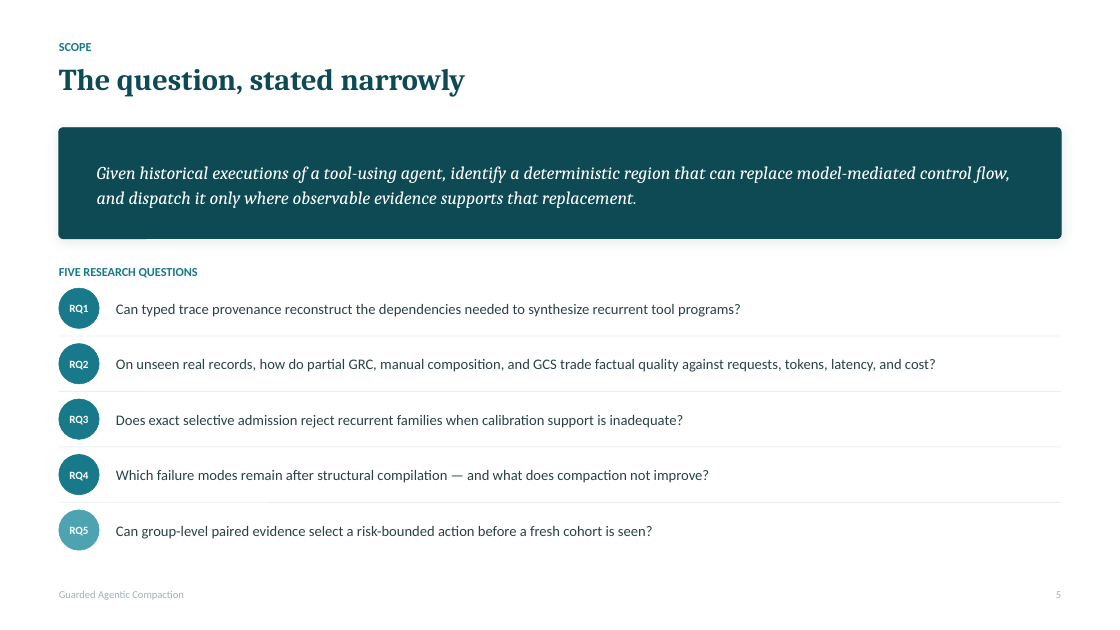
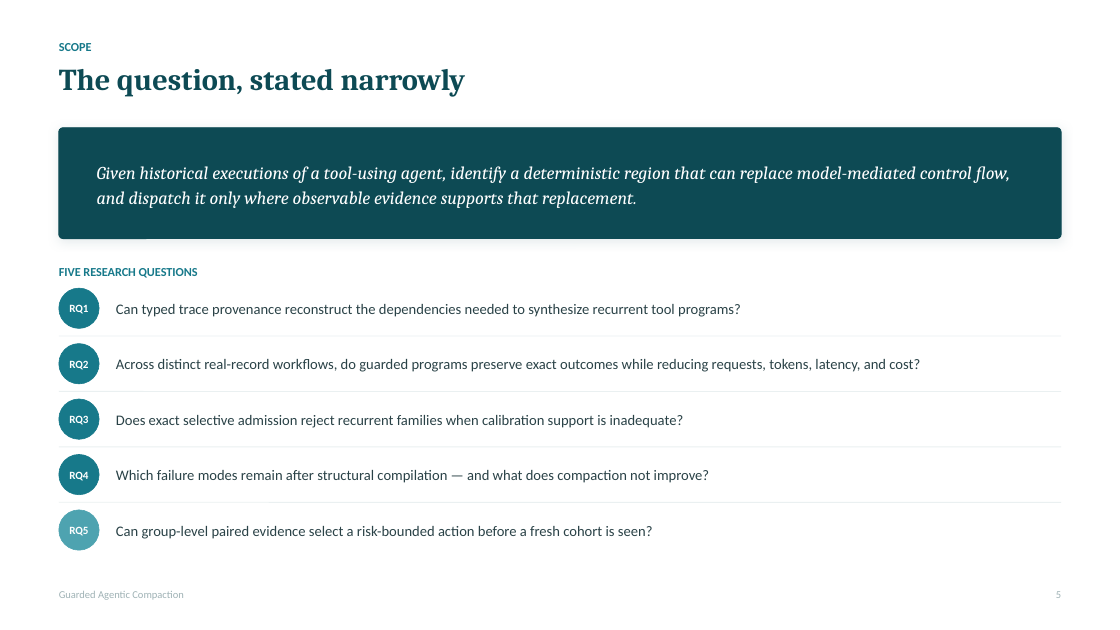
Before and after one commit to rrahimi-uci/guarded-agentic-compaction, a slide deck: slide 5 of paper/slides/compiling-recurrent-agent-workflows-into-guarded-programs-detailed.pptx. Drawn at 1120x630 pixels with LibreOffice and Linux fonts; fonts in the diff are those of the drawing. Boxes give left, top, right and bottom in pixels: in the first picture for what was removed or moved away, otherwise in the second. Text is boxed around its words. In the diff, an @@ line names an element or a change of style, - is before the commit and + after.

Commit message:
feat: add real workflow-family optimization study
Add live GitHub workflow-family experiments, guarded semantic contracts, reproducible evidence, refined paper and slide decks, supplementary benchmark audit, and updated site documentation.

```diff
--- a/paper/slides/compiling-recurrent-agent-workflows-into-guarded-programs-detailed.pptx
+++ b/paper/slides/compiling-recurrent-agent-workflows-into-guarded-programs-detailed.pptx
@@ text at (116,359,920,372): text changed @@
-On unseen real records, how do partial GRC, manual composition, and GCS trade factual quality against requests, tokens, latency, and cost?
+Across distinct real-record workflows, do guarded programs preserve exact outcomes while reducing requests, tokens, latency, and cost?
```
Also in this commit, not shown: 3 other slides changed, 1 slide added, 1 slide removed, 53 other files.
